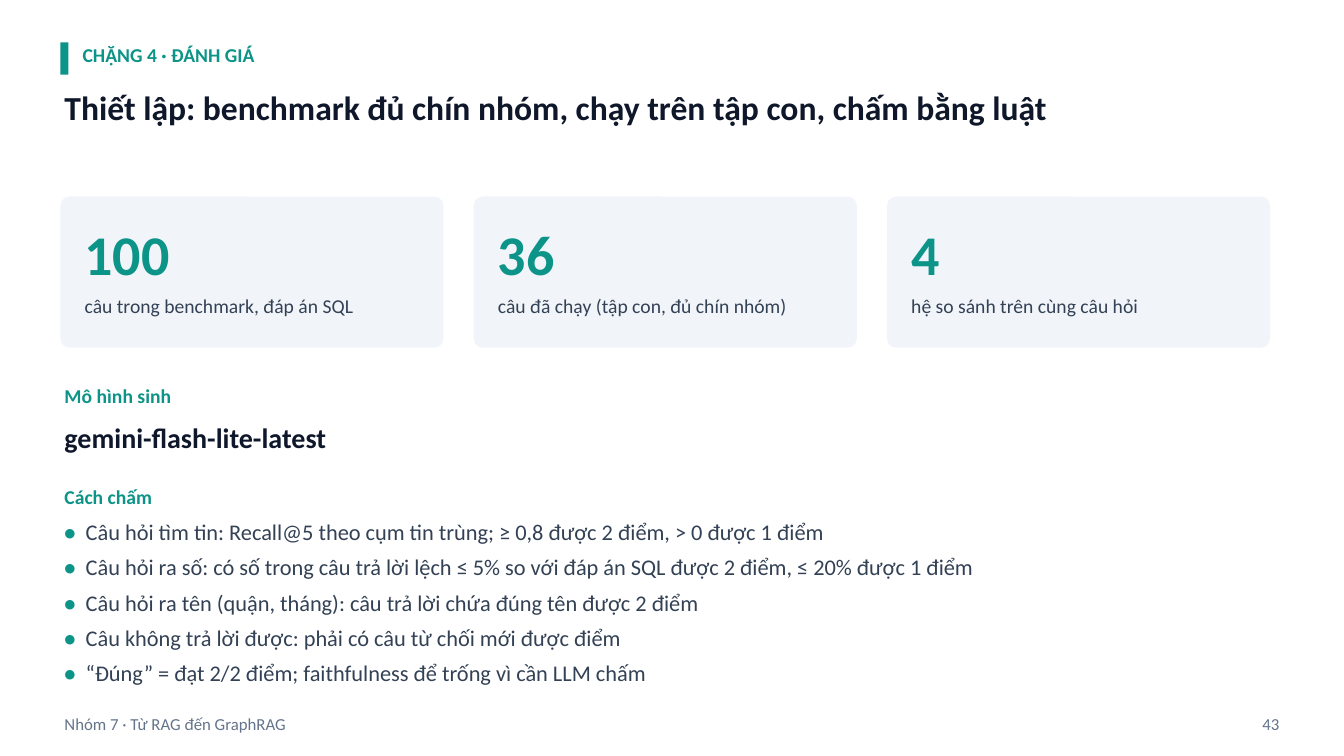
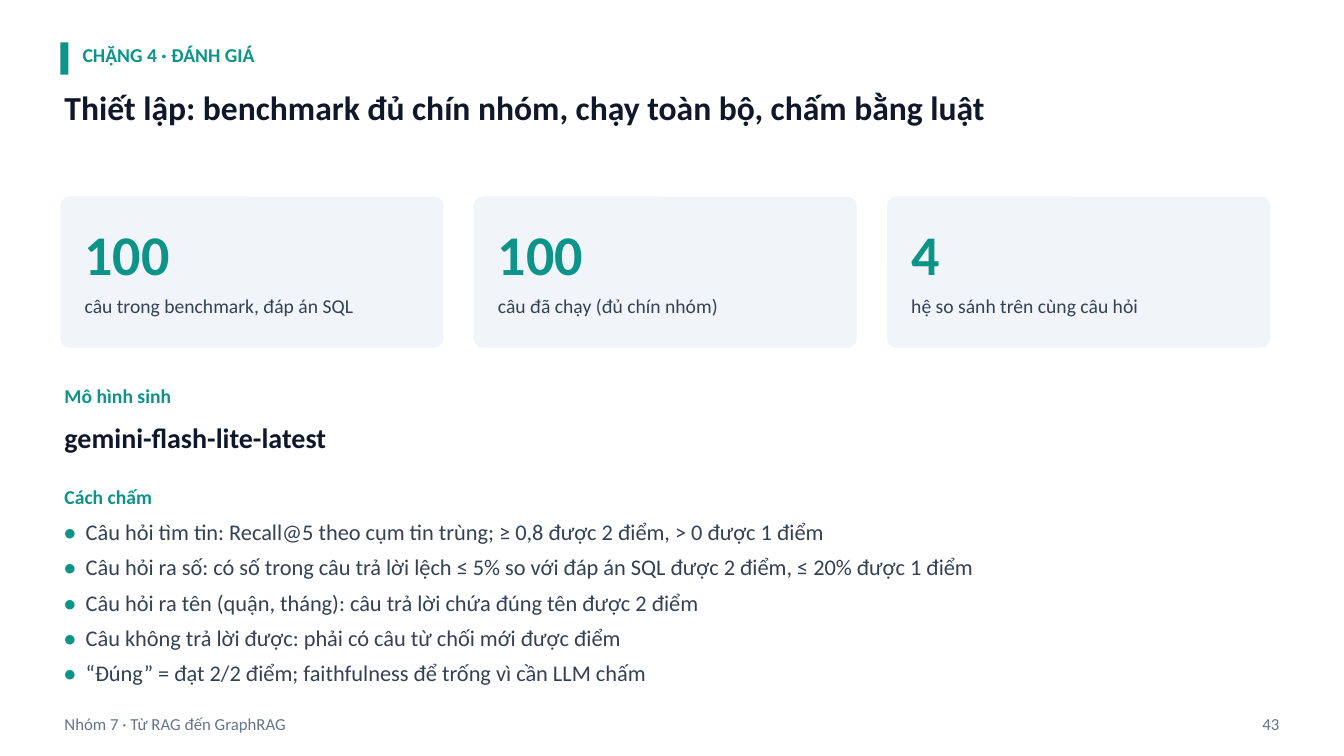
Before and after one commit to ngtukien/Vietnam-Real-Estates, a slide deck: slide 43 of slide/Từ-RAG-đến-GraphRAG-Trợ-lý-hỏi-đáp-thị-trường-bất-động-sản-Việt-Nam-có-lý-thuyết.pptx. Drawn at 1344x756 pixels with LibreOffice and Linux fonts; fonts in the diff are those of the drawing. Boxes give left, top, right and bottom in pixels: in the first picture for what was removed or moved away, otherwise in the second. Text is boxed around its words. In the diff, an @@ line names an element or a change of style, - is before the commit and + after.

```diff
--- a/slide/Từ-RAG-đến-GraphRAG-Trợ-lý-hỏi-đáp-thị-trường-bất-động-sản-Việt-Nam-có-lý-thuyết.pptx
+++ b/slide/Từ-RAG-đến-GraphRAG-Trợ-lý-hỏi-đáp-thị-trường-bất-động-sản-Việt-Nam-có-lý-thuyết.pptx
@@ text at [64,92,984,126]: text changed @@
-Thiết lập: benchmark đủ chín nhóm, chạy trên tập con, chấm bằng luật
+Thiết lập: benchmark đủ chín nhóm, chạy toàn bộ, chấm bằng luật
@@ text at [498,238,583,276]: text changed @@
-36
+100
@@ text at [498,299,718,316]: text changed @@
-câu đã chạy (tập con, đủ chín nhóm)
+câu đã chạy (đủ chín nhóm)
```
Also in this commit, not shown: 20 other slides changed, 1 slide added, 48 other files.
